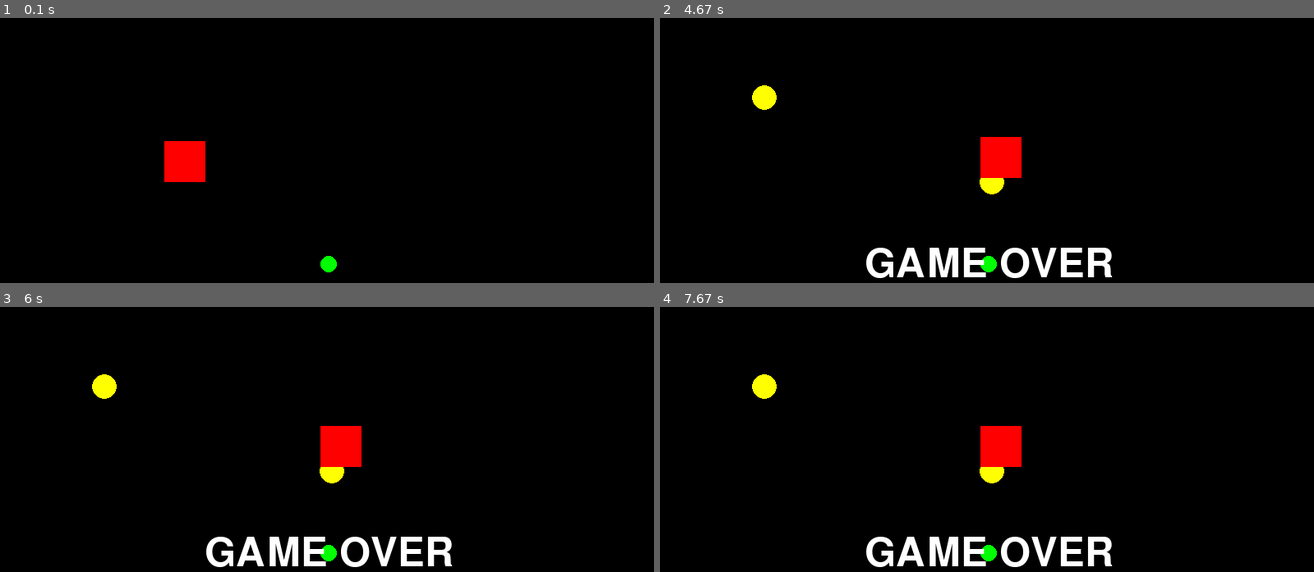
Above: before the commit, frames 1-4 (two rows, left to right).
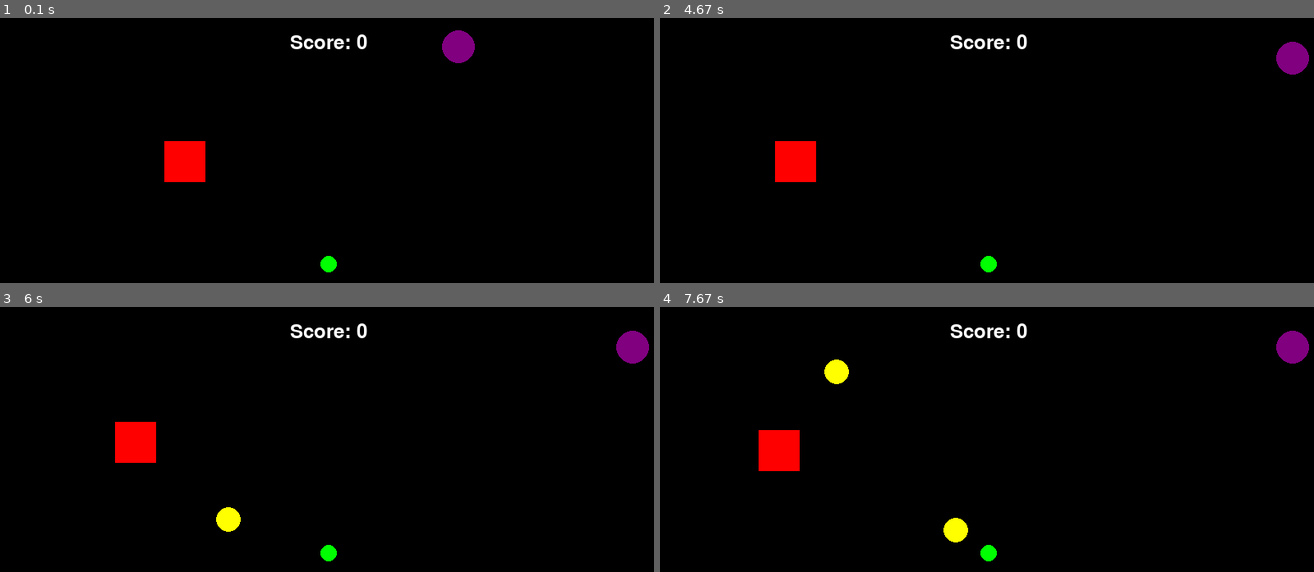
Above: after the commit, the same moments.

Repository: ThatDott/The-Last-Bluebook
Game: pygame game, started from pygame_template.py
The game is run twice, just before and just after one commit, with the same random seed, the same clock (stepped at 60 frames per second) and the same inputs.
Inputs:
- Up to frame 1 (0.1 s): no input
- Up to frame 2 (4.67 s): hold Right 0.33-0.8 s; hold Up 0.83-1.13 s; hold Right 1.17-1.63 s; hold Left 1.67-2.2 s; hold Down 2.23-2.53 s; hold Left 2.57-2.97 s; hold Up 3-3.37 s; hold Right 3.4-4.03 s; hold Down 4.07-4.43 s; hold R from 4.47 s (still down); hold Left from 4.47 s (still down)
- Up to frame 3 (6 s): release R at 4.93 s; release Left at 4.93 s; hold Left 4.97-5.43 s; hold Right 5.47-5.93 s; hold Up from 5.97 s (still down)
- Up to frame 4 (7.67 s): release Up at 6.27 s; hold Right 6.3-6.77 s; hold Left 6.8-7.33 s; hold Down from 7.37 s (still down)

The runs differ from the first frame. In frame 1, 0.8% of the frame differs, in the area x 44-73%, y 4-18%; in frame 2, 5.3%; in frame 3, 5.6%; in frame 4, 5.8%, in the area x 14-100%, y 6-99%.

Commit message:
feat: added scoring system and game restart

Diff:
--- a/pygame_template.py
+++ b/pygame_template.py
@@ -21,6 +21,7 @@
 GREEN = (0, 255, 0)
 BLUE = (0, 0, 255)
 YELLOW = (255, 255, 0)
+PURPLE = (128, 0, 128)
 
 # Create the game window
 screen = pygame.display.set_mode((SCREEN_WIDTH, SCREEN_HEIGHT))
@@ -32,6 +33,7 @@
 player_size = 50
 player_speed = 5
 game_over = False
+score = 0
 
 # Projectile variables
 projectiles = []
@@ -40,6 +42,11 @@
 last_projectile_time = time.time()
 projectile_interval = 1.0  # 1 projectile per second
 
+# Point object variables
+point_pos = [0, 0]
+point_size = 20
+min_distance_from_center = 150  # Minimum distance from center
+
 class Projectile:
     def __init__(self, target_x, target_y):
         self.x = CENTER_X
@@ -77,33 +84,86 @@
         # Using player_size/2 as an approximation for player's radius
         return distance < (projectile_size + player_size/2)
 
+def generate_point_position():
+    """Generate a random position for the point object away from the center"""
+    while True:
+        x = random.randint(point_size, SCREEN_WIDTH - point_size)
+        y = random.randint(point_size, SCREEN_HEIGHT - point_size)
+
+        # Check distance from center
+        dx = x - CENTER_X
+        dy = y - CENTER_Y
+        distance = math.sqrt(dx*dx + dy*dy)
+
+        if distance >= min_distance_from_center:
+            return [x, y]
+
+def reset_game():
+    """Reset the game state"""
+    global player_pos, projectiles, game_over, score, last_projectile_time, point_pos
+
+    player_pos = [SCREEN_WIDTH // 4, SCREEN_HEIGHT // 4]
+    projectiles = []
+    game_over = False
+    score = 0
+    last_projectile_time = time.time()
+    point_pos = generate_point_position()
+
 def handle_events():
     """Handle user input events"""
-    global player_pos
+    global player_pos, game_over
 
     for event in pygame.event.get():
         if event.type == pygame.QUIT:
             return False
 
-    if game_over:
+        # Check for restart on game over
+        if game_over and event.type == pygame.KEYDOWN:
+            if event.key == pygame.K_r:
+                reset_game()
+
+    if not game_over:
+        # Handle continuous key presses
+        keys = pygame.key.get_pressed()
+        if keys[pygame.K_LEFT]:
+            player_pos[0] -= player_speed
+        if keys[pygame.K_RIGHT]:
+            player_pos[0] += player_speed
+        if keys[pygame.K_UP]:
+            player_pos[1] -= player_speed
+        if keys[pygame.K_DOWN]:
+            player_pos[1] += player_speed
+
+        # Keep player on screen
+        player_pos[0] = max(0, min(player_pos[0], SCREEN_WIDTH - player_size))
+        player_pos[1] = max(0, min(player_pos[1], SCREEN_HEIGHT - player_size))
+
+    return True
+
+def check_point_collision():
+    """Check if player has collected the point"""
+    global score, point_pos
+
+    # Get player center
+    player_center_x = player_pos[0] + player_size/2
+    player_center_y = player_pos[1] + player_size/2
+
+    # Get point center
+    point_center_x = point_pos[0]
+    point_center_y = point_pos[1]
+
+    # Calculate distance
+    dx = player_center_x - point_center_x
+    dy = player_center_y - point_center_y
+    distance = math.sqrt(dx*dx + dy*dy)
+
+    # Check collision (using player_size/2 + point_size as collision radius)
+    if distance < (player_size/2 + point_size):
+        score += 1
+        point_pos = generate_point_position()
         return True
 
-    # Handle continuous key presses
-    keys = pygame.key.get_pressed()
-    if keys[pygame.K_LEFT]:
-        player_pos[0] -= player_speed
-    if keys[pygame.K_RIGHT]:
-        player_pos[0] += player_speed
-    if keys[pygame.K_UP]:
-        player_pos[1] -= player_speed
-    if keys[pygame.K_DOWN]:
-        player_pos[1] += player_speed
-
-    # Keep player on screen
-    player_pos[0] = max(0, min(player_pos[0], SCREEN_WIDTH - player_size))
-    player_pos[1] = max(0, min(player_pos[1], SCREEN_HEIGHT - player_size))
-
-    return True
+    return False
 
 def update():
     """Update game state"""
@@ -127,12 +187,14 @@
             # Check for collision with player
             if projectiles[i].check_collision(player_pos[0], player_pos[1], player_size):
                 game_over = True
-                print("Game Over! You were hit by a projectile.")
             i += 1
         else:
             # Remove projectile if it's out of bounds
             projectiles.pop(i)
 
+    # Check if player collected a point
+    check_point_collision()
+
 def draw():
     """Draw everything to the screen"""
     # Clear the screen
@@ -141,6 +203,9 @@
     # Draw center point (source of projectiles)
     pygame.draw.circle(screen, GREEN, (CENTER_X, CENTER_Y), 10)
 
+    # Draw point object
+    pygame.draw.circle(screen, PURPLE, (point_pos[0], point_pos[1]), point_size)
+
     # Draw projectiles
     for projectile in projectiles:
         projectile.draw()
@@ -148,18 +213,40 @@
     # Draw player (a simple rectangle)
     pygame.draw.rect(screen, RED, (player_pos[0], player_pos[1], player_size, player_size))
 
-    # Draw game over message
+    # Draw score
+    font = pygame.font.SysFont(None, 36)
+    score_text = font.render(f"Score: {score}", True, WHITE)
+    score_rect = score_text.get_rect(center=(SCREEN_WIDTH/2, 30))
+    screen.blit(score_text, score_rect)
+
+    # Draw game over message and restart instruction
     if game_over:
-        font = pygame.font.SysFont(None, 72)
-        text = font.render("GAME OVER", True, WHITE)
-        text_rect = text.get_rect(center=(SCREEN_WIDTH/2, SCREEN_HEIGHT/2))
-        screen.blit(text, text_rect)
+        font_large = pygame.font.SysFont(None, 72)
+        font_small = pygame.font.SysFont(None, 36)
+
+        game_over_text = font_large.render("GAME OVER", True, WHITE)
+        game_over_rect = game_over_text.get_rect(center=(SCREEN_WIDTH/2, SCREEN_HEIGHT/2 - 40))
+
+        final_score_text = font_small.render(f"Final Score: {score}", True, WHITE)
+        final_score_rect = final_score_text.get_rect(center=(SCREEN_WIDTH/2, SCREEN_HEIGHT/2 + 20))
+
+        restart_text = font_small.render("Press 'R' to Restart", True, WHITE)
+        restart_rect = restart_text.get_rect(center=(SCREEN_WIDTH/2, SCREEN_HEIGHT/2 + 70))
+
+        screen.blit(game_over_text, game_over_rect)
+        screen.blit(final_score_text, final_score_rect)
+        screen.blit(restart_text, restart_rect)
 
     # Update the display
     pygame.display.flip()
 
 def main():
     """Main game loop"""
+    global point_pos
+
+    # Initialize point position
+    point_pos = generate_point_position()
+
     running = True
 
     while running:
